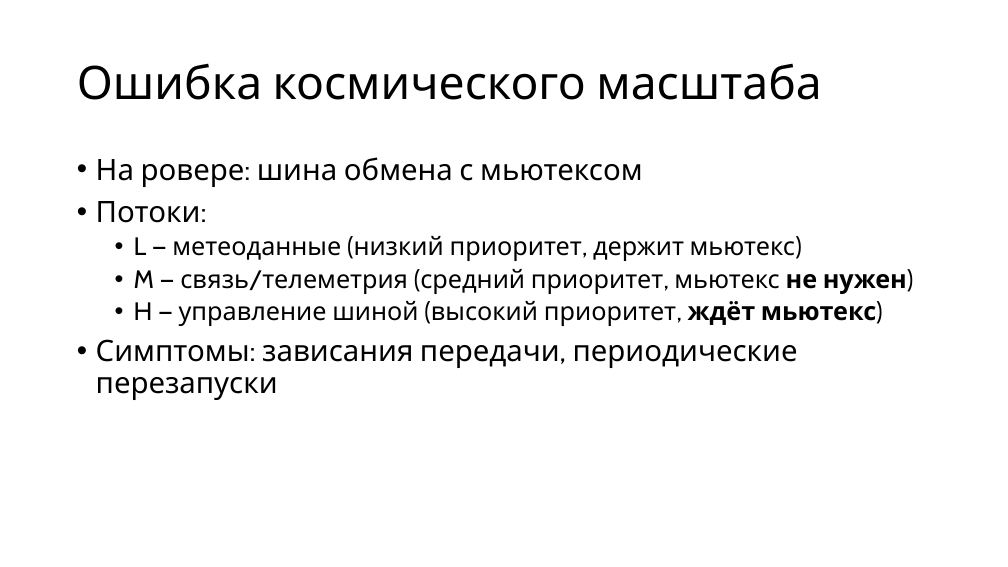
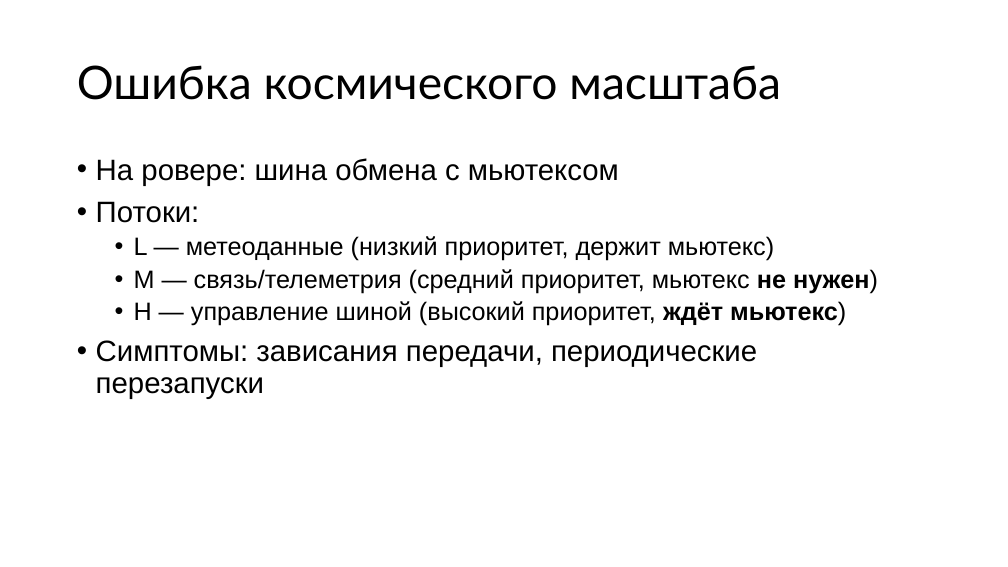
Before and after one commit to danilov0artem/OS_course, a slide deck: slide 19 of lectures/ОС лекция 7.pptx (slide 15 before the commit). Drawn at 1008x567 pixels with LibreOffice and Linux fonts; fonts in the diff are those of the drawing. Boxes give left, top, right and bottom in pixels: in the first picture for what was removed or moved away, otherwise in the second. Text is boxed around its words. In the diff, an @@ line names an element or a change of style, - is before the commit and + after.

```diff
--- a/lectures/ОС лекция 7.pptx
+++ b/lectures/ОС лекция 7.pptx
@@ title "Ошибка космического масштаба" at [77, 65, 781, 100]: font Cabin to Lato @@
@@ text "На ровере: шина обмена с ..." at [96, 158, 878, 399]: font Cabin to Arial; less space between paragraphs @@
```
Also in this commit, not shown: 27 other slides changed, 6 slides added, 1 slide removed.
